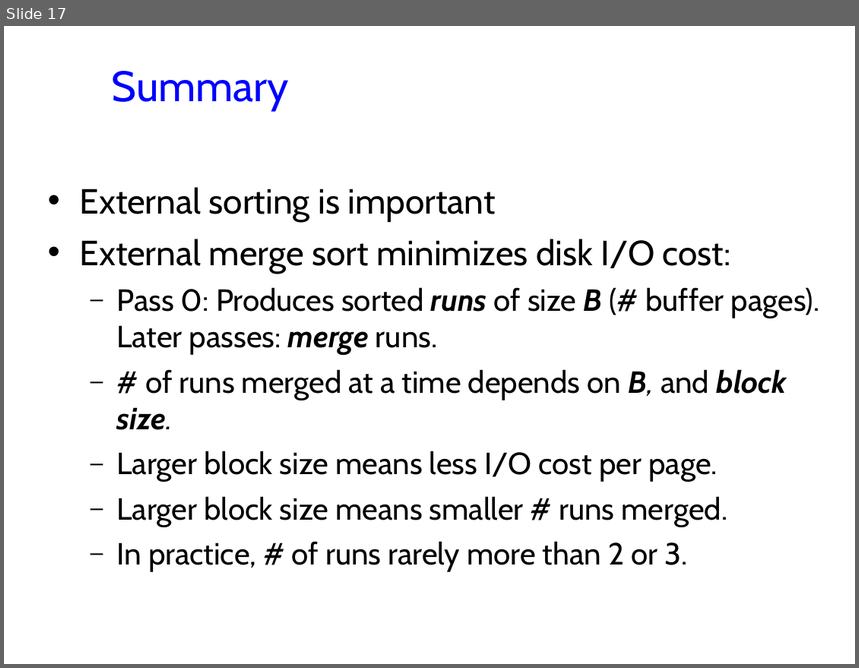
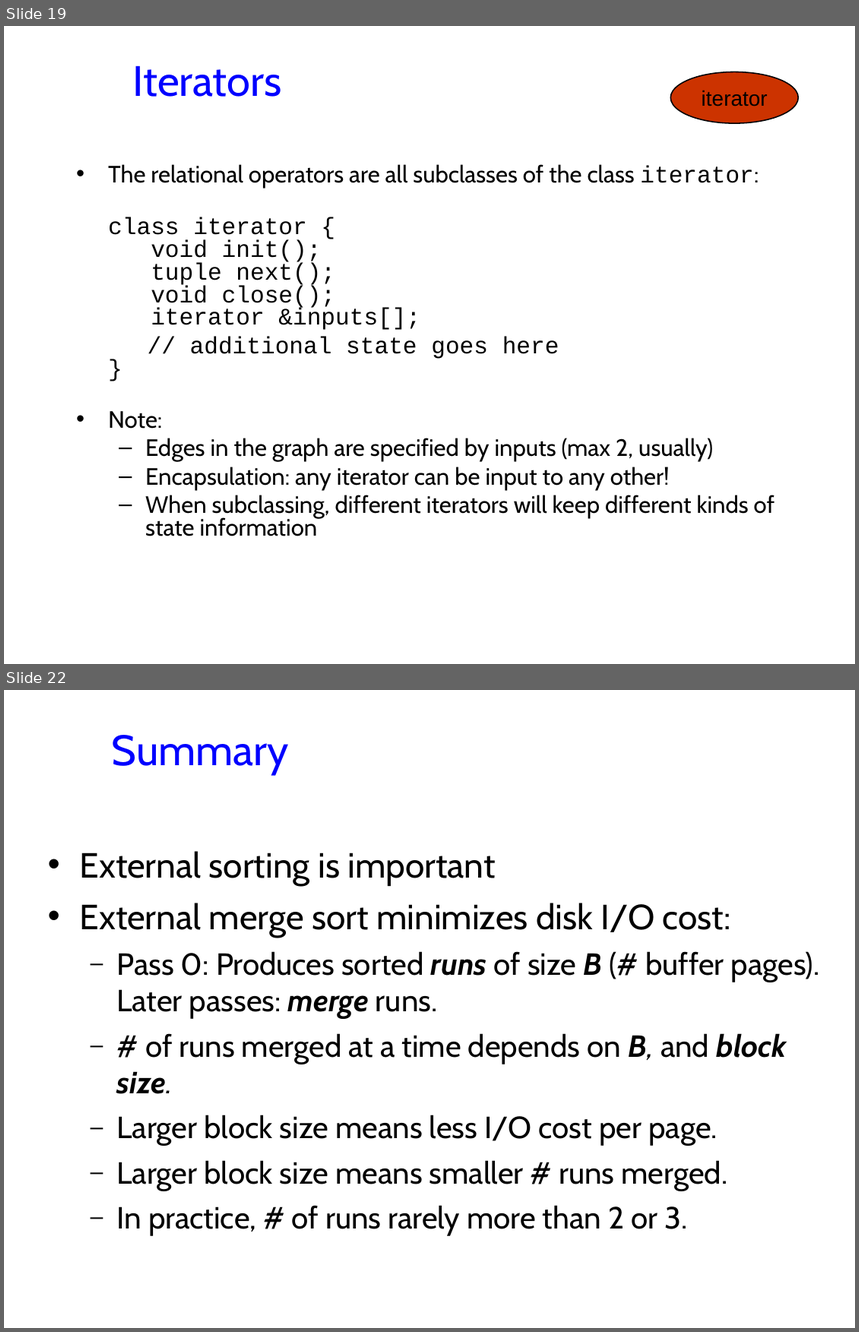
Before and after one commit to jhellerstein/cs186-09, a slide deck: lecs/07-Sorting.ppt. Shown one above the other, each under a label of ours: slide 17 before the commit, slides 19 and 22 after it; the slides between them are not shown. The pictures are 859x668 and 859x1332 pixels, drawn with LibreOffice and Linux fonts; fonts in the diff are those of the drawing; background and template pictures are left out. Boxes give left, top, right and bottom in pixels: in the first picture for what was removed or moved away, otherwise in the second. Text is boxed around its words. In the diff, an @@ line names an element or a change of style, - is before the commit and + after.

Commit message:
cleanup, add iterators

```diff
--- a/lecs/07-Sorting.ppt
+++ b/lecs/07-Sorting.ppt
@@ slide 19 added at bbox=[4, 26, 855, 664], background #FFFFFF @@
@@ title added at bbox=[133, 66, 282, 97], 36 pt, text #0000FF @@
+Iterators
@@ ellipse added at bbox=[671, 72, 798, 123], fill #CC3300, outline #000000 0.99 pt, 18 pt, text #000000 @@
+iterator
@@ text added at bbox=[108, 164, 775, 537], 20 pt, text #000000 @@
+• The relational operators are all subclasses of the class iterator:
+class iterator {
+void init();
+tuple next();
+void close();
+iterator &inputs[];
+// additional state goes here
+}
+• Note:
+  – Edges in the graph are specified by inputs (max 2, usually)
+  – Encapsulation: any iterator can be input to any other!
+  – When subclassing, different iterators will keep different kinds of state information
@@ what was slide 17 is now slide 22 @@
```
Also in this commit, not shown: 11 slides changed, 4 other slides added.
